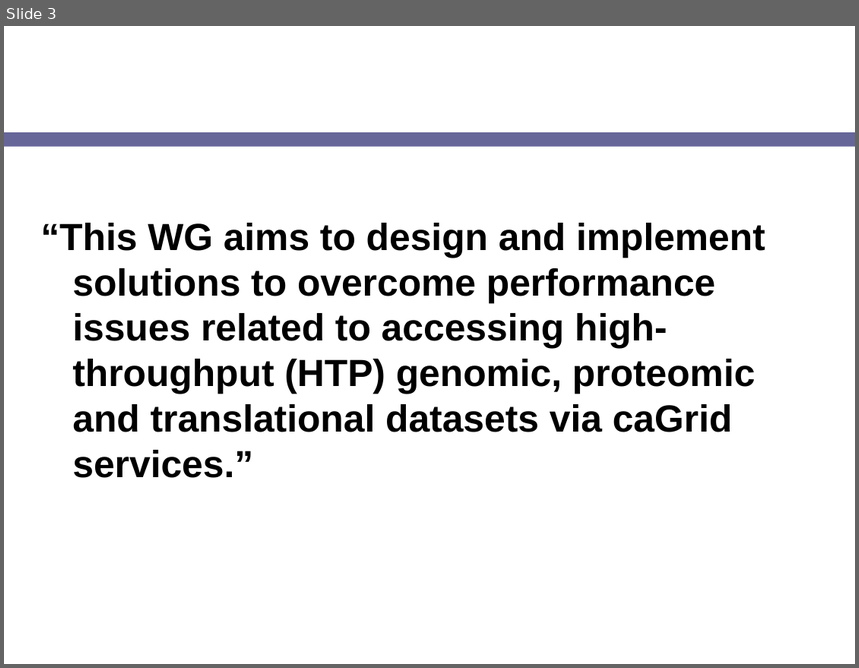
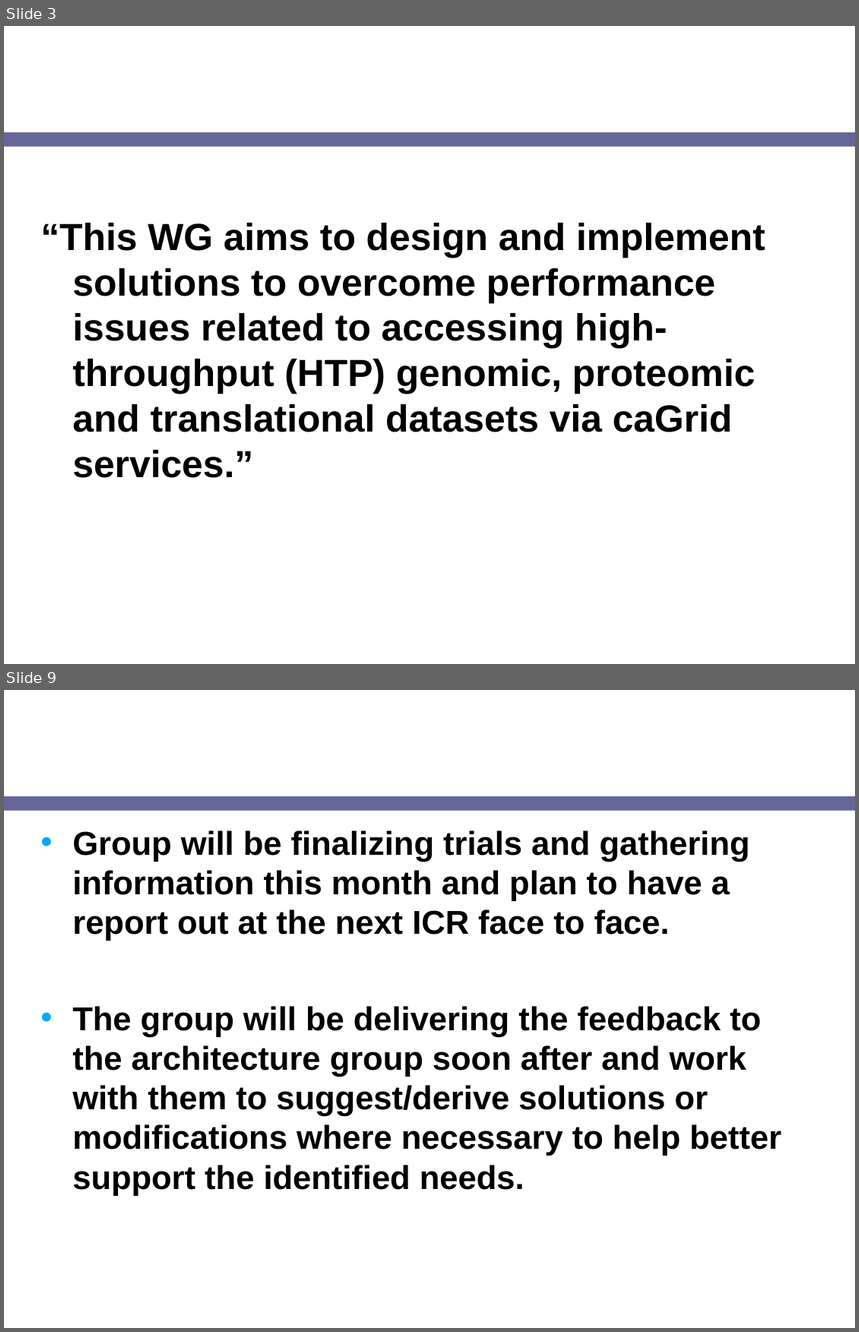
Before and after one commit to NCIP/cagrid-docs, a slide deck: presentations/200708_VCDE_ARCH/20070807_Day2_ICR-HTP-update.ppt. Shown one above the other, each under a label of ours: slide 3 before the commit, slides 3 and 9 after it; the slides between them are not shown. The pictures are 859x668 and 859x1332 pixels, drawn with LibreOffice and Linux fonts; fonts in the diff are those of the drawing; background and template pictures are left out. Boxes give left, top, right and bottom in pixels: in the first picture for what was removed or moved away, otherwise in the second. Text is boxed around its words. In the diff, an @@ line names an element or a change of style, - is before the commit and + after.

```diff
--- a/presentations/200708_VCDE_ARCH/20070807_Day2_ICR-HTP-update.ppt
+++ b/presentations/200708_VCDE_ARCH/20070807_Day2_ICR-HTP-update.ppt
@@ slide 9 added at (4, 690, 855, 1328), background picture (left out); not listed: 1 template element that a slide beside it also shows @@
@@ title added at (32, 690, 671, 790), 24 pt, text #FFFFFF, bold @@
+Future Plans
@@ text added at (72, 831, 781, 1196), 28 pt, text #000000, bold @@
+• Group will be finalizing trials and gathering information this month and plan to have a report out at the next ICR face to face.
+• The group will be delivering the feedback to the architecture group soon after and work with them to suggest/derive solutions or modifications where necessary to help better support the identified needs.
```
Also in this commit, not shown: 5 slides changed, 3 other slides added, 1 slide removed.
